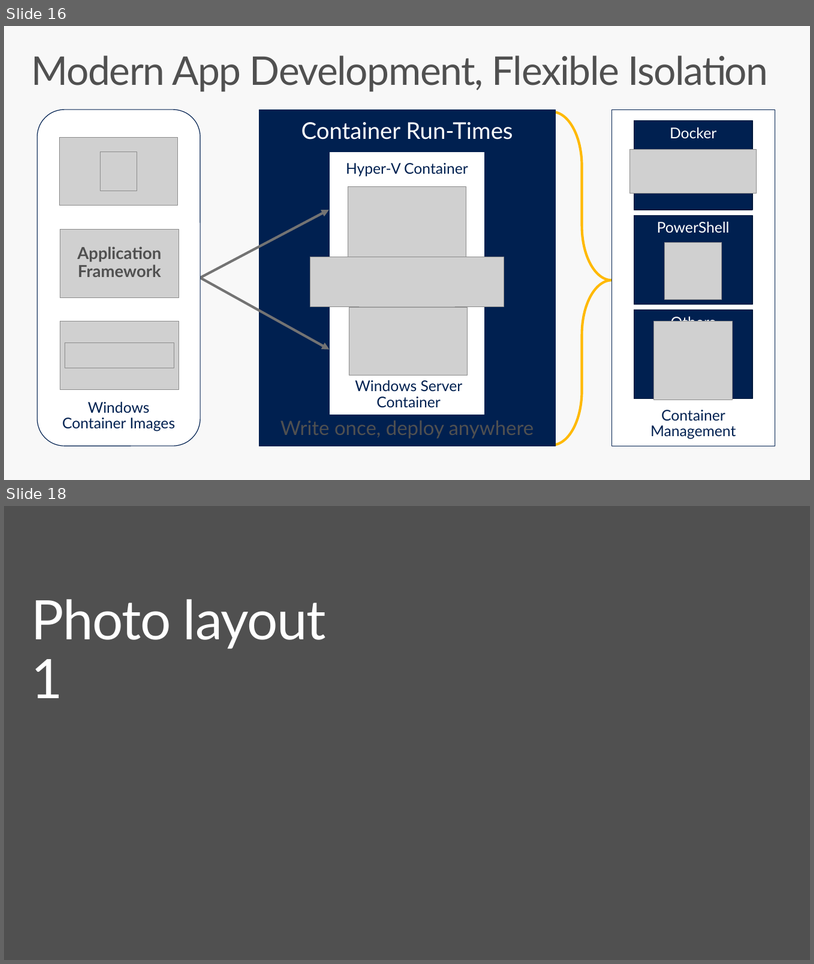
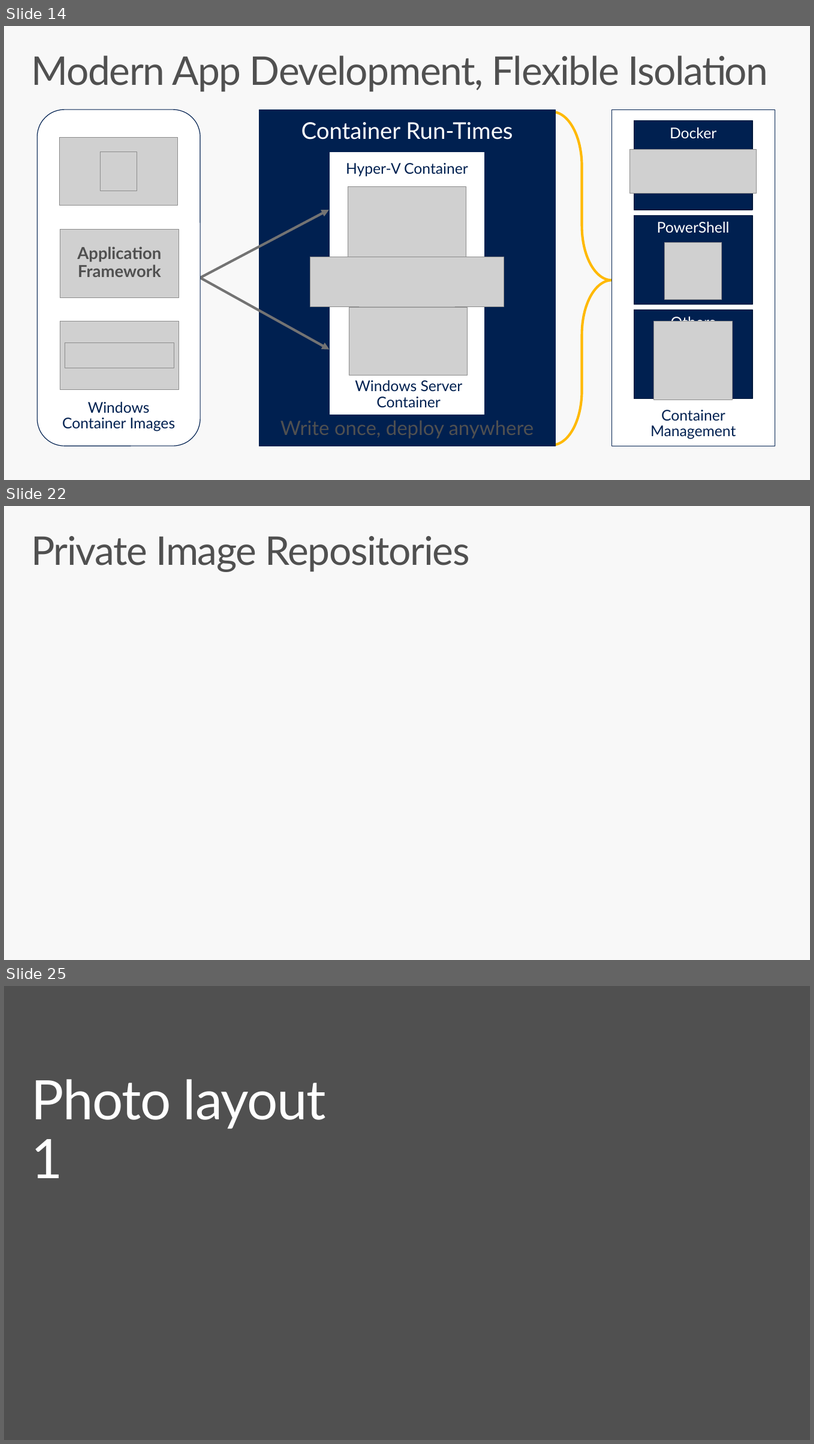
Before and after one commit to brentstineman/PersonalStuff, a slide deck: Presentations/ContainersForWindowsDevs.pptx. Shown one above the other, each under a label of ours: slides 16 and 18 before the commit, slides 14, 22 and 25 after it; the slides between them are not shown. The pictures are 814x964 and 814x1444 pixels, drawn with LibreOffice and Linux fonts; fonts in the diff are those of the drawing; grey boxes stand for pictures; background and template pictures are left out. Boxes give left, top, right and bottom in pixels: in the first picture for what was removed or moved away, otherwise in the second. Text is boxed around its words. In the diff, an @@ line names an element or a change of style, - is before the commit and + after.

```diff
--- a/Presentations/ContainersForWindowsDevs.pptx
+++ b/Presentations/ContainersForWindowsDevs.pptx
@@ slide 22 added at [4, 506, 810, 960], background #F8F8F8 @@
@@ title added at [31, 536, 470, 572], 48 pt, text #505050 @@
+Private Image Repositories
@@ what was slide 16 is now slide 14 @@
@@ what was slide 18 is now slide 25 @@
```
Also in this commit, not shown: 2 slides changed, 8 other slides added, 2 slides removed.
